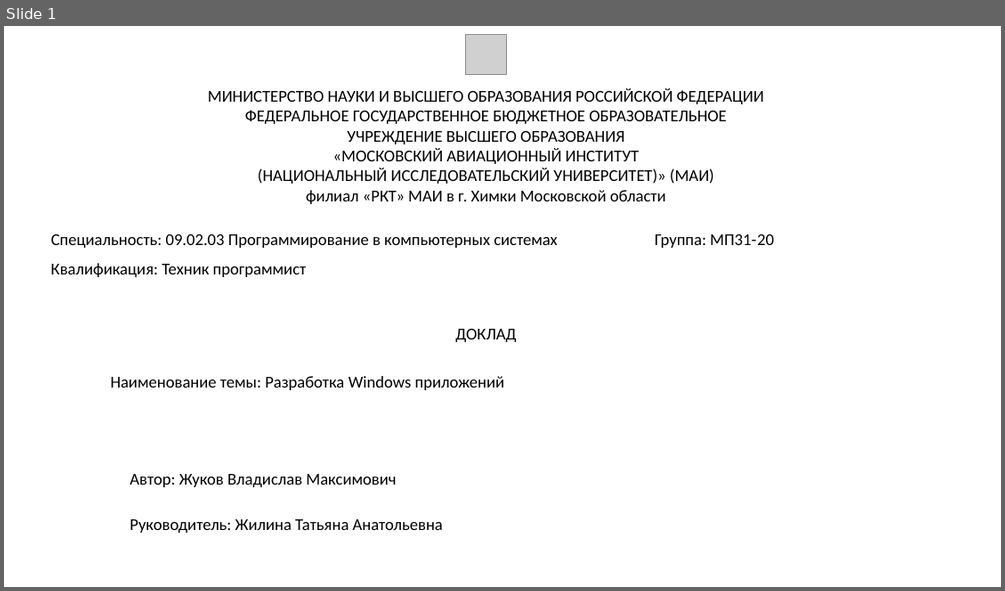
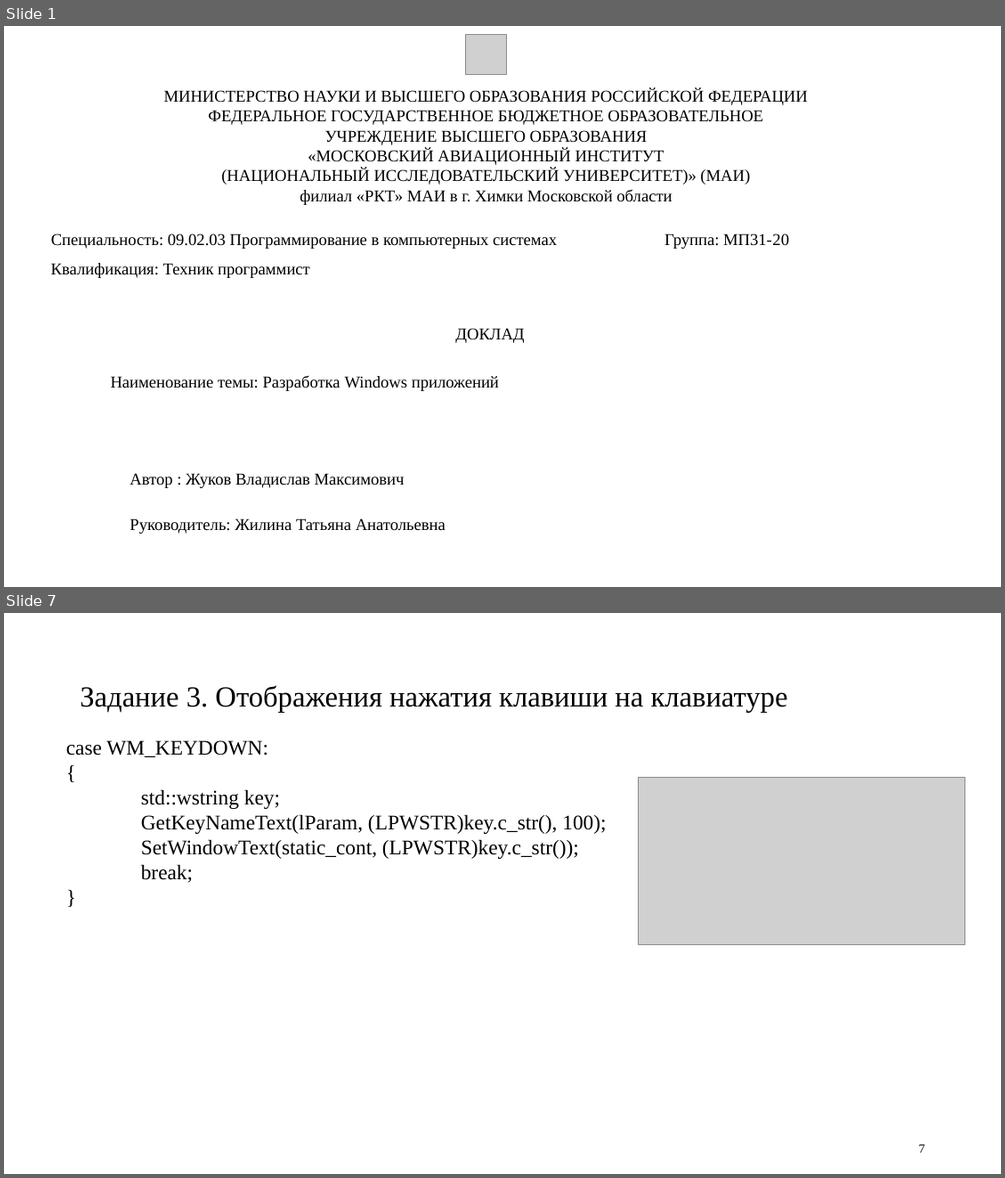
Before and after one commit to Feeralbee/praktika_system_programming, a slide deck: ЖуковМП3120.pptx. Shown one above the other, each under a label of ours: slide 1 before the commit, slides 1 and 7 after it; the slides between them are not shown. The pictures are 1005x591 and 1005x1178 pixels, drawn with LibreOffice and Linux fonts; fonts in the diff are those of the drawing; grey boxes stand for pictures. Boxes give left, top, right and bottom in pixels: in the first picture for what was removed or moved away, otherwise in the second. Text is boxed around its words. In the diff, an @@ line names an element or a change of style, - is before the commit and + after.

```diff
--- a/ЖуковМП3120.pptx
+++ b/ЖуковМП3120.pptx
@@ slide 7 added at (4,613,1001,1174), background #FFFFFF @@
@@ title added at (80,685,788,712), 28 pt, text #000000 @@
+Задание 3. Отображения нажатия клавиши на клавиатуре
@@ text added at (66,740,606,883), 20 pt, text #000000 @@
+case WM_KEYDOWN:
+{
+std::wstring key;
+GetKeyNameText(lParam, (LPWSTR)key.c_str(), 100);
+SetWindowText(static_cont, (LPWSTR)key.c_str());
+break;
+}
@@ picture added at (639,778,966,944) @@
@@ page number added at (919,1143,925,1152), 12 pt, text #000000 @@
+7
@@ slide 1 changed as well @@
@@ font Calibri to Times New Roman in 6 elements at (164,89,808,205), (129,518,445,533), (111,376,499,391), (51,233,789,248), (455,328,524,343), (51,263,310,278) @@
@@ text at (129,473,404,488): text changed; font Calibri to Times New Roman @@
-Автор: Жуков Владислав Максимович
+Автор : Жуков Владислав Максимович
```
Also in this commit, not shown: 13 other slides added, 3 slides removed.
